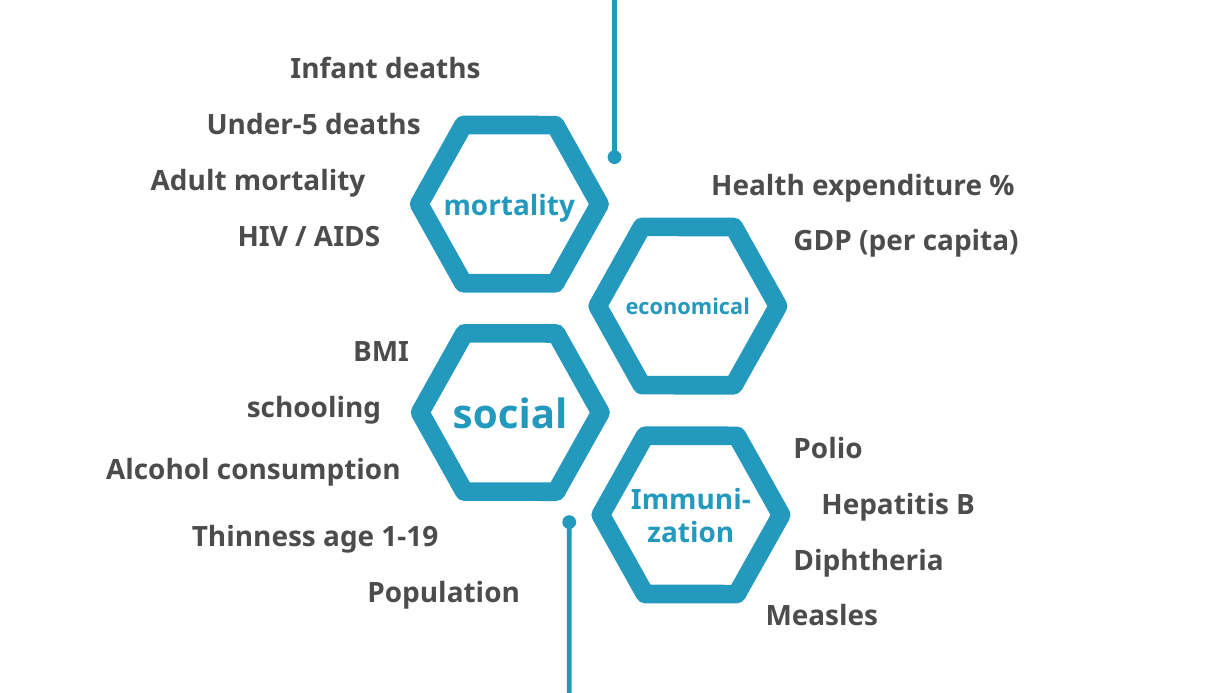
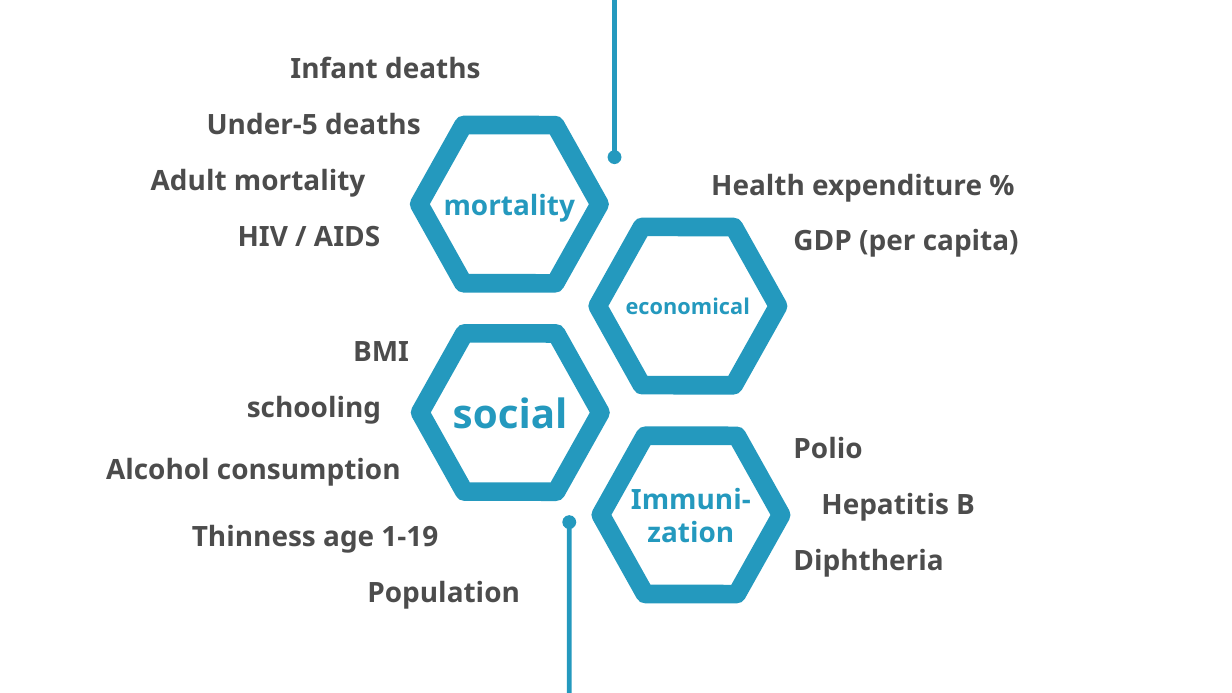
Before and after one commit to ElRapa/ironhack_mid_term, a slide deck: slide 4 of 2021-11-19 - Ironhack_midterm_Presentation_Life-Expectancy.odp. Drawn at 1232x693 pixels with LibreOffice and Linux fonts; fonts in the diff are those of the drawing; background and template pictures are left out. Boxes give left, top, right and bottom in pixels: in the first picture for what was removed or moved away, otherwise in the second. Text is boxed around its words. In the diff, an @@ line names an element or a change of style, - is before the commit and + after.

Commit message:
deleted measles

```diff
--- a/2021-11-19 - Ironhack_midterm_Presentation_Life-Expectancy.odp
+++ b/2021-11-19 - Ironhack_midterm_Presentation_Life-Expectancy.odp
@@ text removed at box(766, 603, 878, 626) @@
-Measles
```
Also in this commit, not shown: 1 other file.
